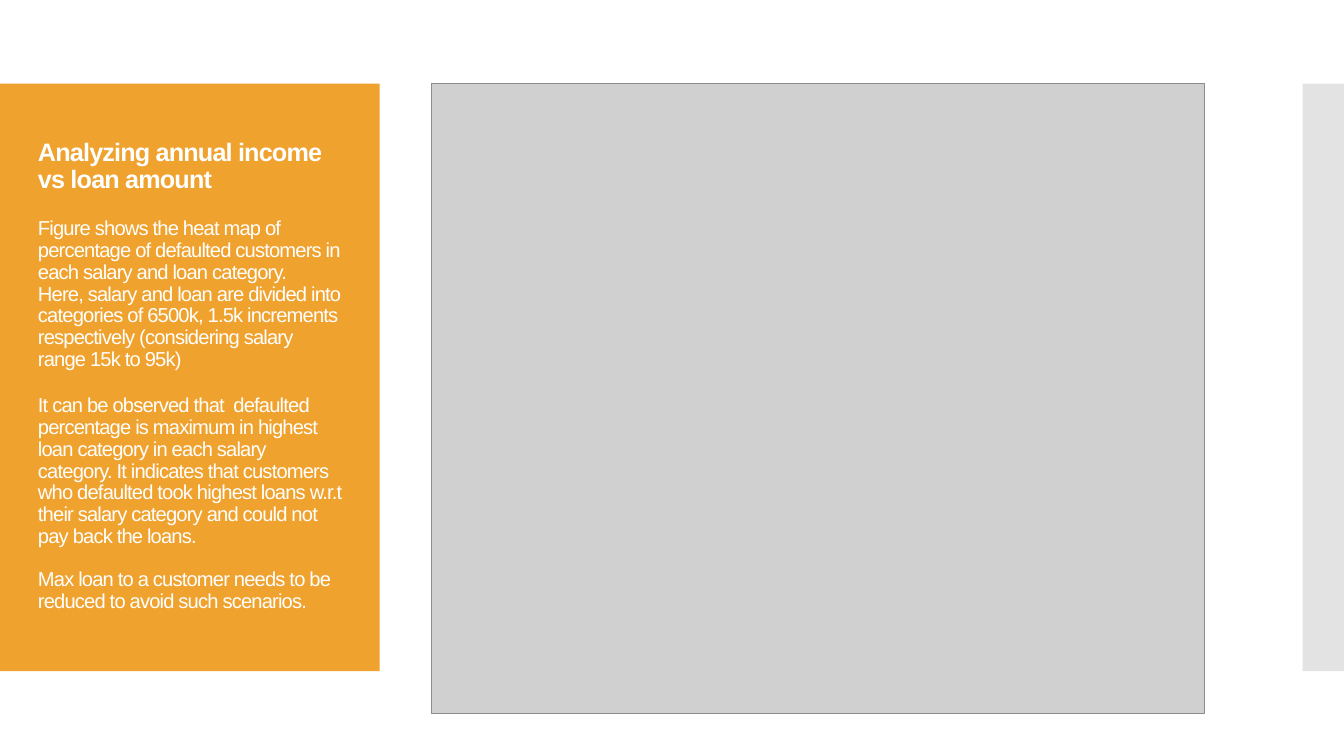
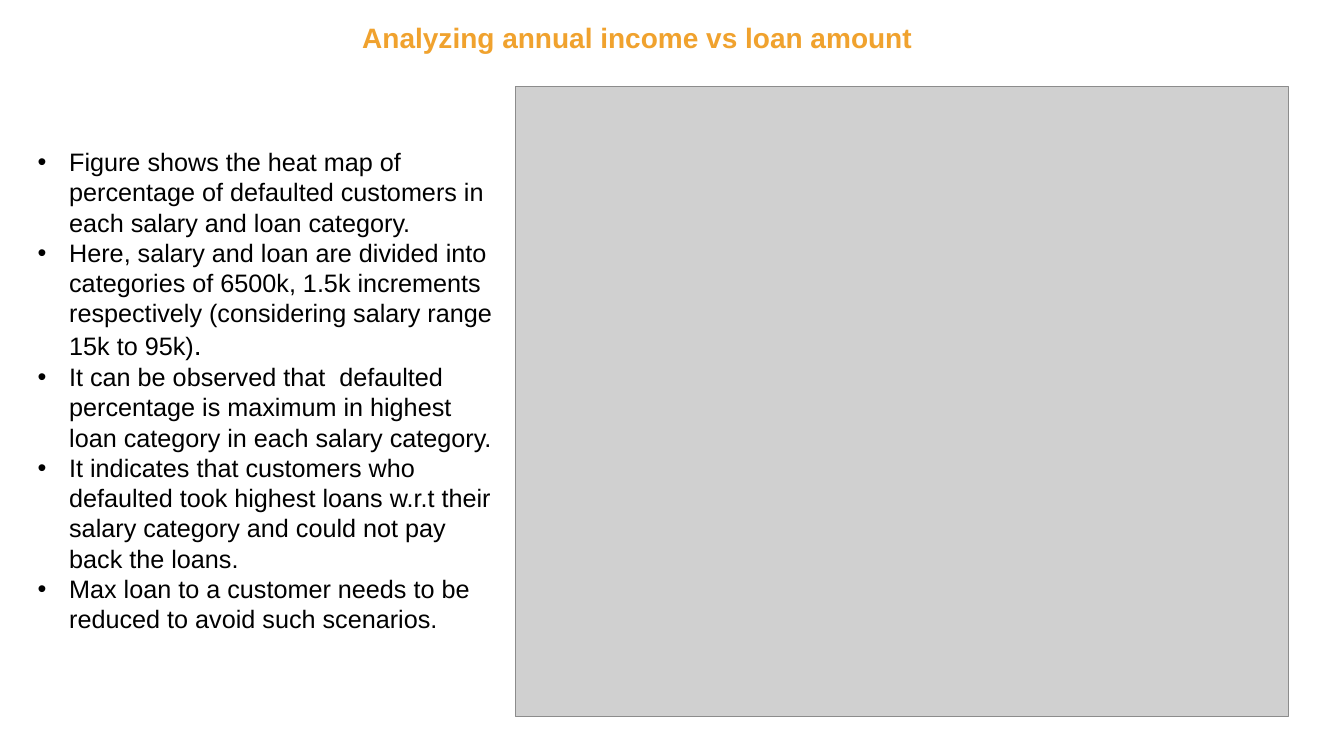
Before and after one commit to Rawoof821/LendingclubCaseStudy, a slide deck: slide 16 of Neha_Rawoof_LendingCaseStudy.pptx (slide 19 before the commit). Drawn at 1344x756 pixels with LibreOffice and Linux fonts; fonts in the diff are those of the drawing; grey boxes stand for pictures. Boxes give left, top, right and bottom in pixels: in the first picture for what was removed or moved away, otherwise in the second. Text is boxed around its words. In the diff, an @@ line names an element or a change of style, - is before the commit and + after.

```diff
--- a/Neha_Rawoof_LendingCaseStudy.pptx
+++ b/Neha_Rawoof_LendingCaseStudy.pptx
@@ text added at <box>362,27,911,53</box>, 20 pt, text #F0A22E, bold @@
+Analyzing annual income vs loan amount
@@ rectangle removed at <box>0,84,380,671</box> @@
@@ picture: place and size @@
-picture at <box>432,84,1205,714</box>
+picture at <box>515,87,1289,717</box>
@@ rectangle removed at <box>1303,84,1344,671</box> @@
@@ text "Figure shows the heat map ..." at <box>69,152,492,629</box>: vertical alignment middle to top @@
@@ text at <box>69,152,492,629</box>: text changed; size 14.4 to 18 pt; text colour #FFFFFF to #000000 @@
-Analyzing annual income vs loan amount
-Figure shows the heat map of percentage of defaulted customers in each salary and loan category.
-Here, salary and loan are divided into categories of 6500k, 1.5k increments respectively (considering salary range 15k to 95k)
-It can be observed that defaulted percentage is maximum in highest loan category in each salary category. It indicates that customers who defaulted took highest loans w.r.t their salary category and could not pay back the loans.
-Max loan to a customer needs to be reduced to avoid such scenarios.
+• Figure shows the heat map of percentage of defaulted customers in each salary and loan category.
+• Here, salary and loan are divided into categories of 6500k, 1.5k increments respectively (considering salary range 15k to 95k).
+• It can be observed that defaulted percentage is maximum in highest loan category in each salary category.
+• It indicates that customers who defaulted took highest loans w.r.t their salary category and could not pay back the loans.
+• Max loan to a customer needs to be reduced to avoid such scenarios.
```
Also in this commit, not shown: 17 other slides changed, 1 slide added, 9 slides removed.
